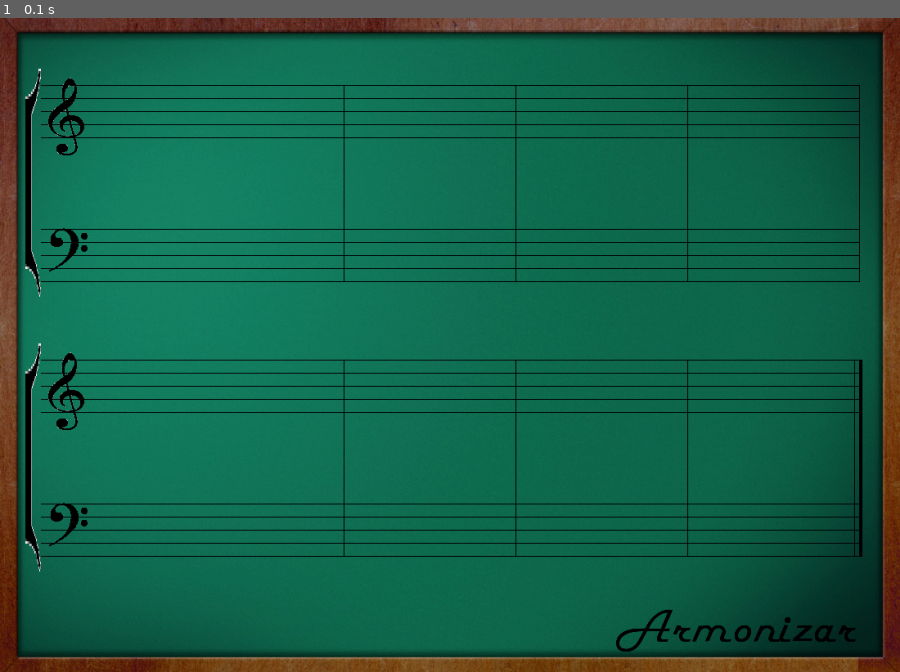
Above: before the commit, frame 1.
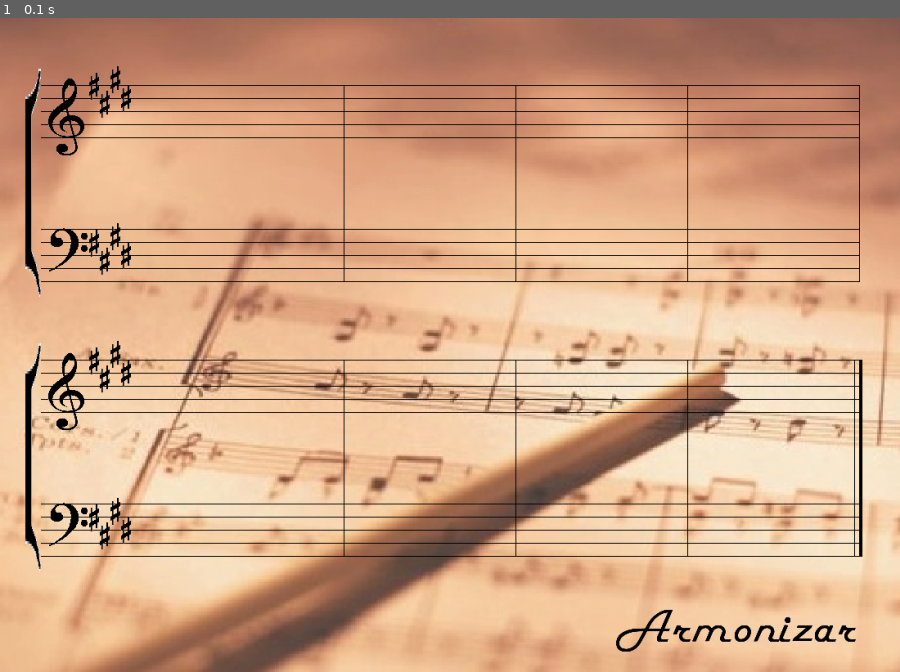
Above: after the commit, the same moment.

Repository: rbanuelos/armonizador
Game: pygame game, started from GUI/Main.py
Same seed, same stepped clock (60 frames per second), same inputs: the game is played once before the commit and once after it. The source is Python 2; it was converted automatically to run under Python 3.
Inputs:
- Up to frame 1 (0.1 s): no input

The runs differ from the first frame. In frame 1, 99% of the frame differs, in the area x 0-100%, y 0-100%.

Commit message:
se anhadieron cambios a la interfaz grafica

Diff:
--- a/GUI/Main.py
+++ b/GUI/Main.py
@@ -103,7 +103,7 @@
 		self.width, self.height = width, height
 		self.screen = pygame.display.set_mode((self.width, self.height))
 
-		self.screen.set_colorkey((255, 255, 255, 0), RLEACCEL)
+		self.screen.fill( Color.WHITE )
 
 		pygame.display.set_caption(title)
 
@@ -133,7 +133,7 @@
 			for event in pygame.event.get():
 
 				mouse_x, mouse_y = pygame.mouse.get_pos()
-				mouse_y -= 2
+				mouse_y -= 0
 				mouse_x += 0.5
 
 				#resaltar el boton cuando el mouse esta encima
@@ -256,7 +256,7 @@
 
 			#se le llama al controlador
 			resultados, cifrados_americanos, cifrados  = \
-						controller.resolver( self.bajos_dados, "do" )
+						controller.resolver( self.bajos_dados, "mi" )
 
 		for index in range(len(resultados)) :
 
@@ -415,10 +415,10 @@
 		"""
 
 		#dibuja la clave de Sol
-		fullname = os.path.join('img', 'green.png')
+		fullname = os.path.join('img', 'Partituras.jpg')
 		image = pygame.image.load(fullname)
 		image = pygame.transform.scale(image, (1100, 800))
-
+		image.set_alpha(200)
 		self.screen.blit(image, (0, 0))
 
 	def draw_line (self, ptox, ptoy, color):
@@ -851,7 +851,7 @@
 		desp_x = 9
 
 		for desp in (0, 336):
-			for i in range(orden_sostenidos["do"]) :
+			for i in range(orden_sostenidos["mi"]) :
 
 				if i == 0 :
 					imagerect.centerx, imagerect.centery = 105+desp_x, 83+desp
Binary file added: GUI/img/Partituras.jpg
Binary file added: GUI/img/pergamino.gif
